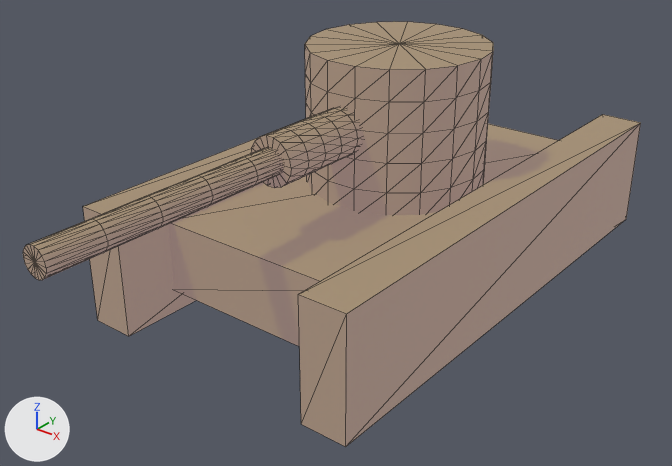
A saved change to the FBX model TVData/Import/Models/Tank/Tank.FBX.
Before and after are seen from a 50 mm lens placed at (1.191, -1.729, 1.034), pointed at (0.014, -0.258, 0.122). Lighting does not change. The marker at lower left points along +X, +Y and +Z. Mesh edges are drawn as thin lines. Where no turn or scale is listed for an object, it has been applied to the vertices.
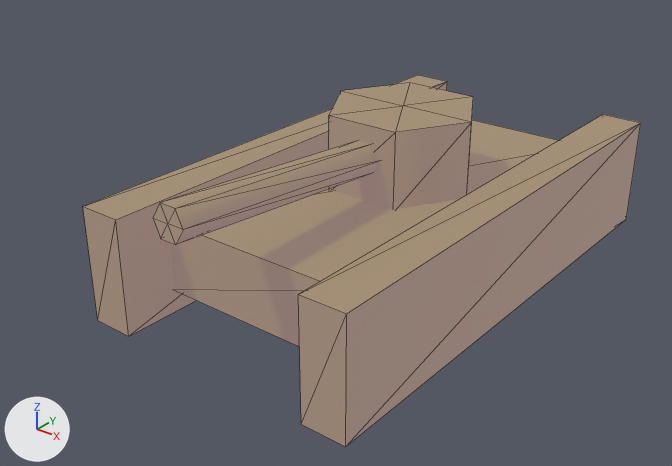
Boxes (x1, y1, x2, y2) around the edits, measured in the pictures (672 x 466 px):
```json
{"object": "Cylinder001", "change": "reshaped, moved, rescaled", "before": [305, 22, 493, 215], "after": [329, 83, 473, 210], "on screen": "23% narrower, 34% shorter"}
{"object": "Cylinder002", "change": "reshaped, moved, turned, rescaled", "before": [251, 107, 363, 188], "after": [153, 140, 379, 245]}
{"object": "Cylinder003", "change": "deleted", "before": [23, 147, 282, 280]}
```

Edits to the scene script, one JSON object a line:
```json
{"block": "me_mesh_003", "where": "# used by ob_cylinder001; location = (0.0, -0.011, 0.155); scale = (0.0254, 0.0254, 0.0254)"}
{"op": "remove", "block": "me_mesh_003", "code": "me_mesh_003.from_pydata(...)  # 110 vertices, 216 faces; spans x -8.4..8.4, y -8.3..8.3, z 0.0..13.6"}
{"op": "add", "block": "me_mesh_003", "code": "me_mesh_003.from_pydata(...)  # 14 vertices, 24 faces; spans x -11.2..11.2, y -9.7..9.7, z 0.0..11.6"}
{"block": "me_mesh_003", "change": "me_mesh_003 part 2"}
{"block": "me_mesh_003", "change": "109 vertices are removed from x -8.4..8.4, y -8.3..8.3, z 0.0..13.6"}
{"block": "me_mesh_003", "change": "216 faces are deleted"}
{"block": "me_mesh_003", "change": "7 vertices are added at x -11.2..11.2, y -9.7..9.7, z 0.0..11.6"}
{"block": "me_mesh_003", "change": "6 new vertices lie (0.0, 0.0, 11.6) away from vertices in x -11.2..11.2, y -9.7..9.7, z 0.0"}
{"block": "me_mesh_003", "change": "24 new faces join them"}
{"block": "me_mesh_004", "where": "# used by ob_cylinder002; location = (0.0, -0.181, 0.348); scale = (0.0254, 0.0254, 0.0254)"}
{"op": "remove", "block": "me_mesh_004", "code": "me_mesh_004.from_pydata(...)  # 110 vertices, 216 faces; spans x -2.15..2.15, y -10.6..0.0, z -2.12..2.12"}
{"op": "add", "block": "me_mesh_004", "code": "me_mesh_004.from_pydata(...)  # 14 vertices, 24 faces; spans x -1.57..1.57, y -1.36..1.36, z 0.0..17.22"}
{"block": "me_mesh_004", "change": "me_mesh_004 part 1"}
{"block": "me_mesh_004", "change": "109 vertices are removed from x -2.15..2.15, y -10.6..0.0, z -2.12..2.12"}
{"block": "me_mesh_004", "change": "216 faces are deleted"}
{"block": "me_mesh_004", "change": "7 vertices are added at x -1.57..1.57, y -1.36..1.36, z 0.0..17.22"}
{"block": "me_mesh_004", "change": "6 new vertices lie (0.0, 0.0, 17.22) away from vertices in x -1.57..1.57, y -1.36..1.36, z 0.0"}
{"block": "me_mesh_004", "change": "24 new faces join them"}
{"op": "remove", "block": "ob_cylinder003", "code": ["ob_cylinder003 = bpy.data.objects.new('Cylinder003', me_mesh_005)", "ob_cylinder003.location = (0.0, -0.399, 0.348)"]}
{"op": "set", "path": "ob_cylinder001.location", "old": "(0.0, -0.011, 0.155)", "new": "(0.01, -0.002, 0.163)"}
{"op": "set", "path": "ob_cylinder001.scale", "old": "(0.0254, 0.0254, 0.0254)", "new": "(0.0165, 0.0165, 0.0165)"}
{"op": "set", "path": "ob_cylinder002.location", "old": "(0.0, -0.181, 0.348)", "new": "(0.021, -0.153, 0.277)"}
{"op": "set", "path": "ob_cylinder002.rotation_euler", "old": "(0.0, 0.0, 0.0)", "new": "(1.487, 0.0, 0.0)", "note": "degrees (0, 0, 0) -> degrees (85, 0, 0)"}
{"op": "set", "path": "ob_cylinder002.scale", "old": "(0.0254, 0.0254, 0.0254)", "new": "(0.0254, 0.0254, 0.0345)"}
```
